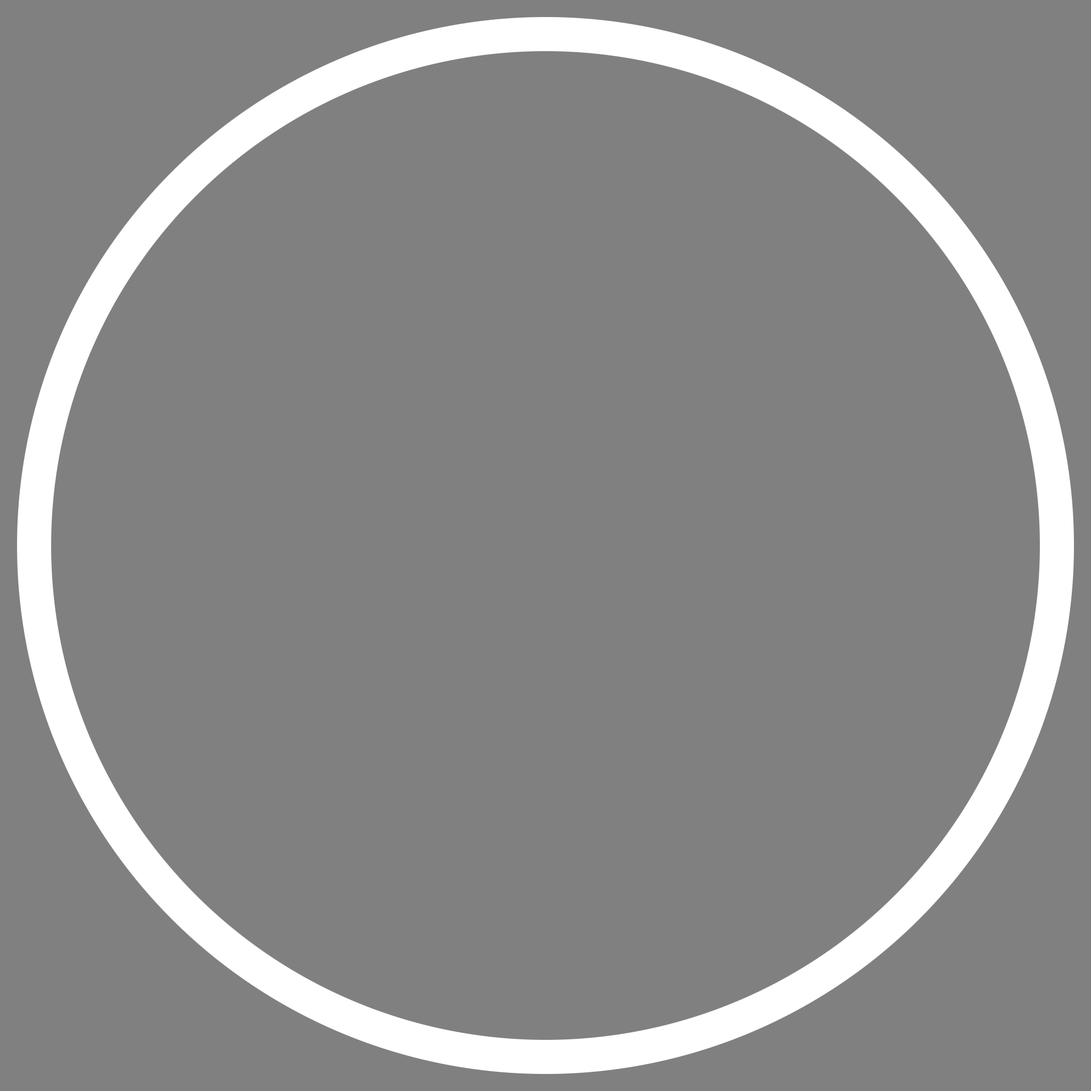
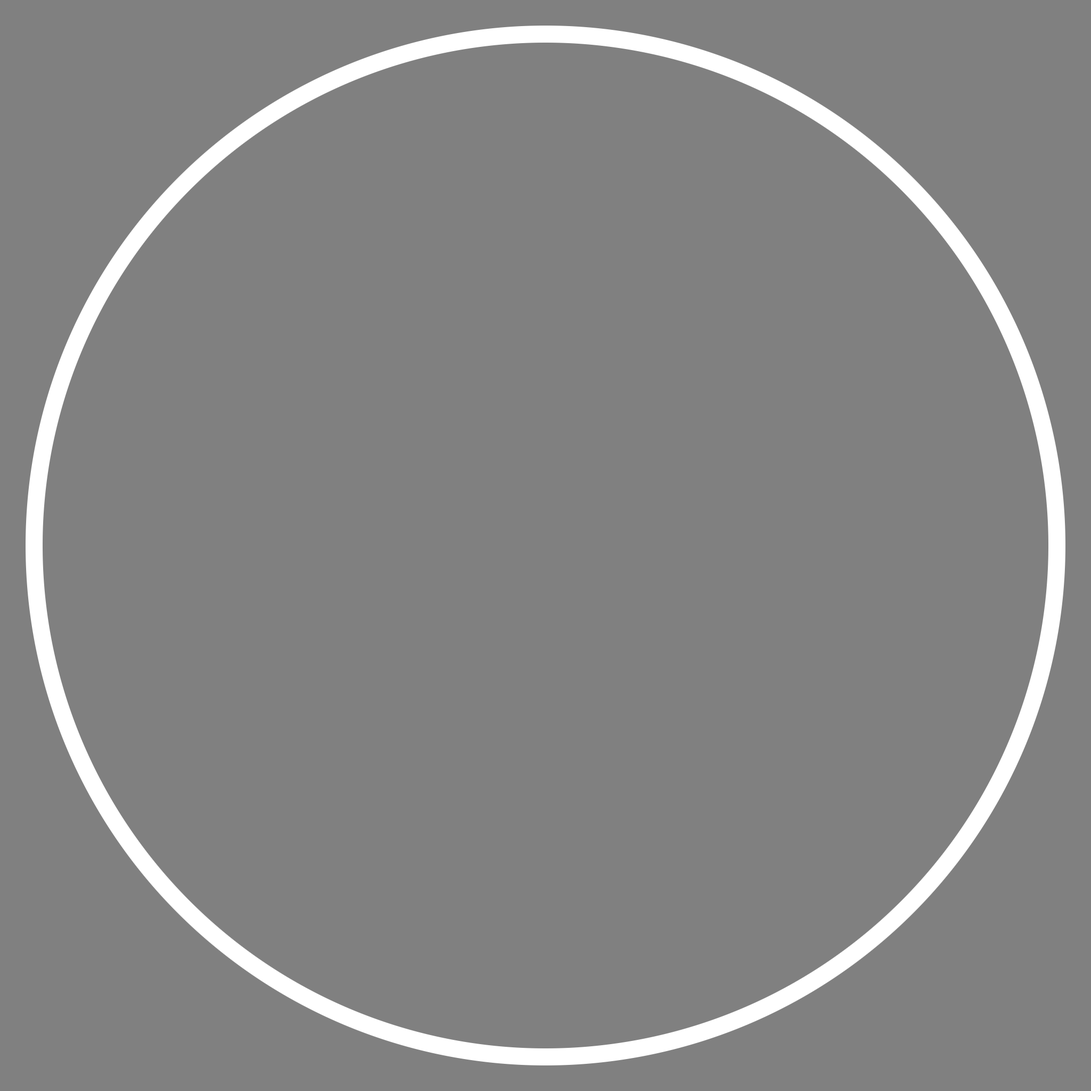
Before/after of a 1091px x 1091px layered artwork. What changed in the layer stack:
added layer "line" above "key" over [25, 25, 1066, 1066]
hid "key" over [17, 17, 1075, 1075]
